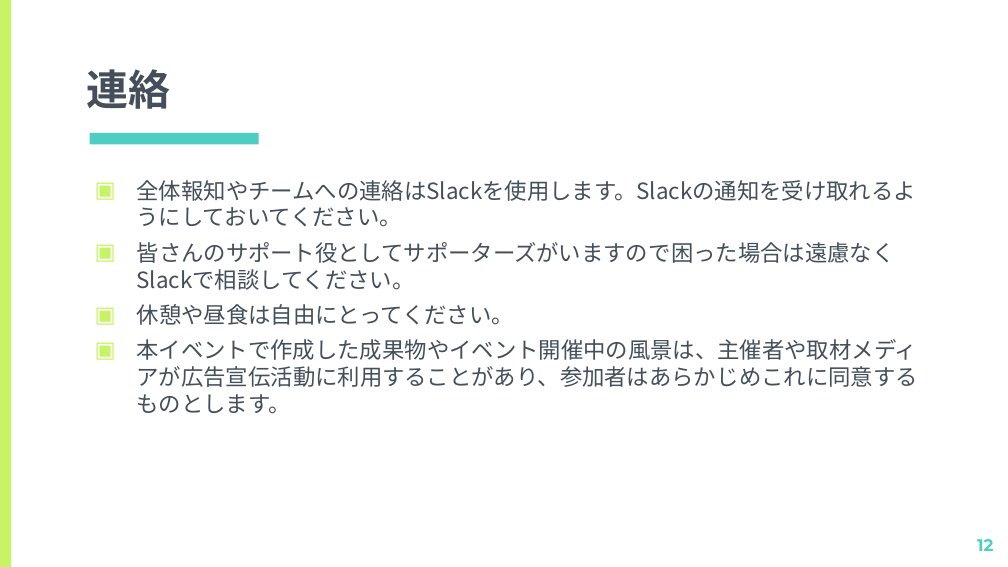
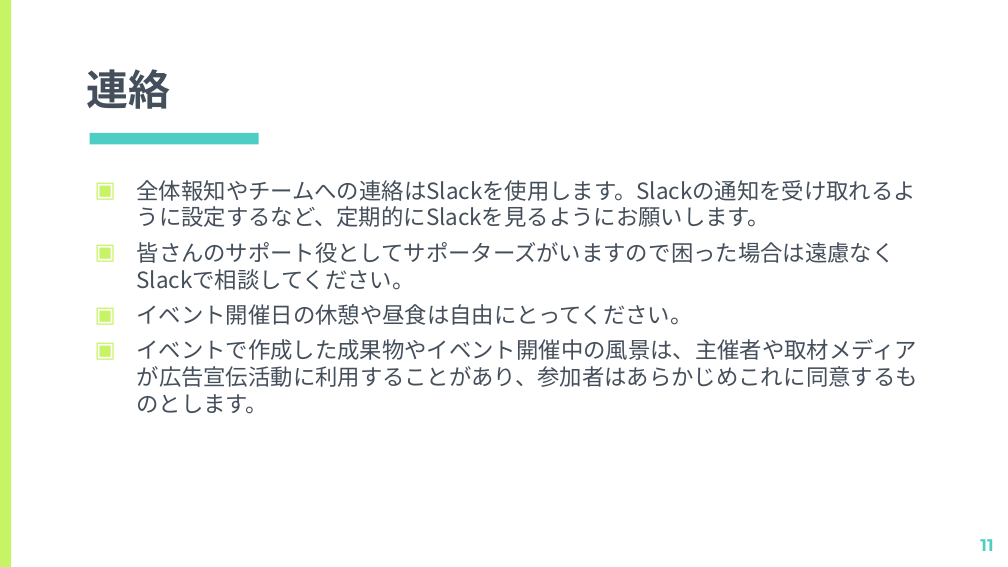
Before and after one commit to kiyohome/wacchi, a slide deck: slide 11 of 2021/ITで地域課題を解決しよう.pptx (slide 12 before the commit). Drawn at 1008x567 pixels with LibreOffice and Linux fonts; fonts in the diff are those of the drawing. Boxes give left, top, right and bottom in pixels: in the first picture for what was removed or moved away, otherwise in the second. Text is boxed around its words. In the diff, an @@ line names an element or a change of style, - is before the commit and + after.

```diff
--- a/2021/ITで地域課題を解決しよう.pptx
+++ b/2021/ITで地域課題を解決しよう.pptx
@@ text at [137,180,916,227]: text changed @@
-▣ 全体報知やチームへの連絡はSlackを使用します。Slackの通知を受け取れるようにしておいてください。
+▣ 全体報知やチームへの連絡はSlackを使用します。Slackの通知を受け取れるように設定するなど、定期的にSlackを見るようにお願いします。
@@ text at [137,304,918,414]: text changed @@
-▣ 休憩や昼食は自由にとってください。
-▣ 本イベントで作成した成果物やイベント開催中の風景は、主催者や取材メディアが広告宣伝活動に利用することがあり、参加者はあらかじめこれに同意するものとします。
+▣ イベント開催日の休憩や昼食は自由にとってください。
+▣ イベントで作成した成果物やイベント開催中の風景は、主催者や取材メディアが広告宣伝活動に利用することがあり、参加者はあらかじめこれに同意するものとします。
@@ page number at [980,539,993,551]: text changed @@
-12
+11
```
Also in this commit, not shown: 9 other slides changed, 4 slides added, 5 slides removed, 1 other file.
